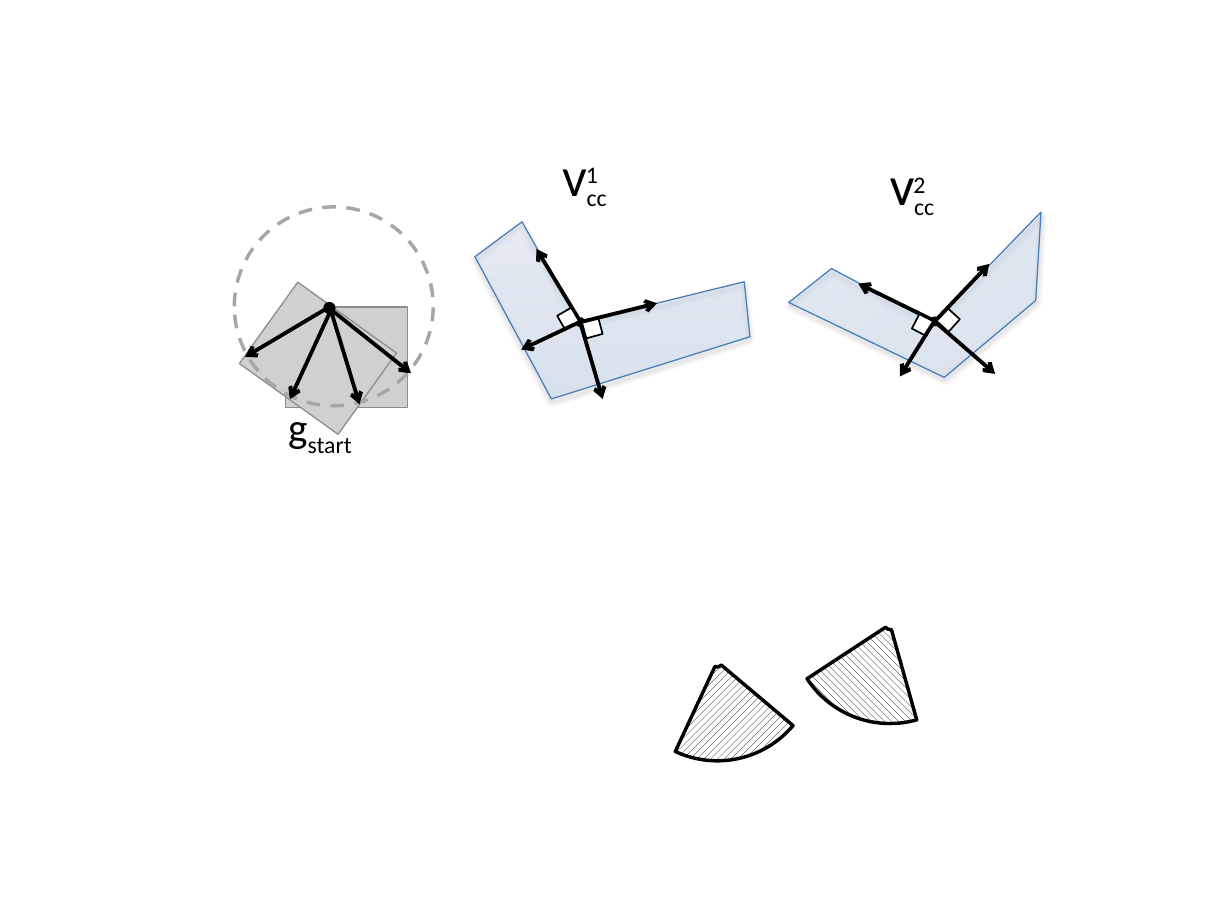
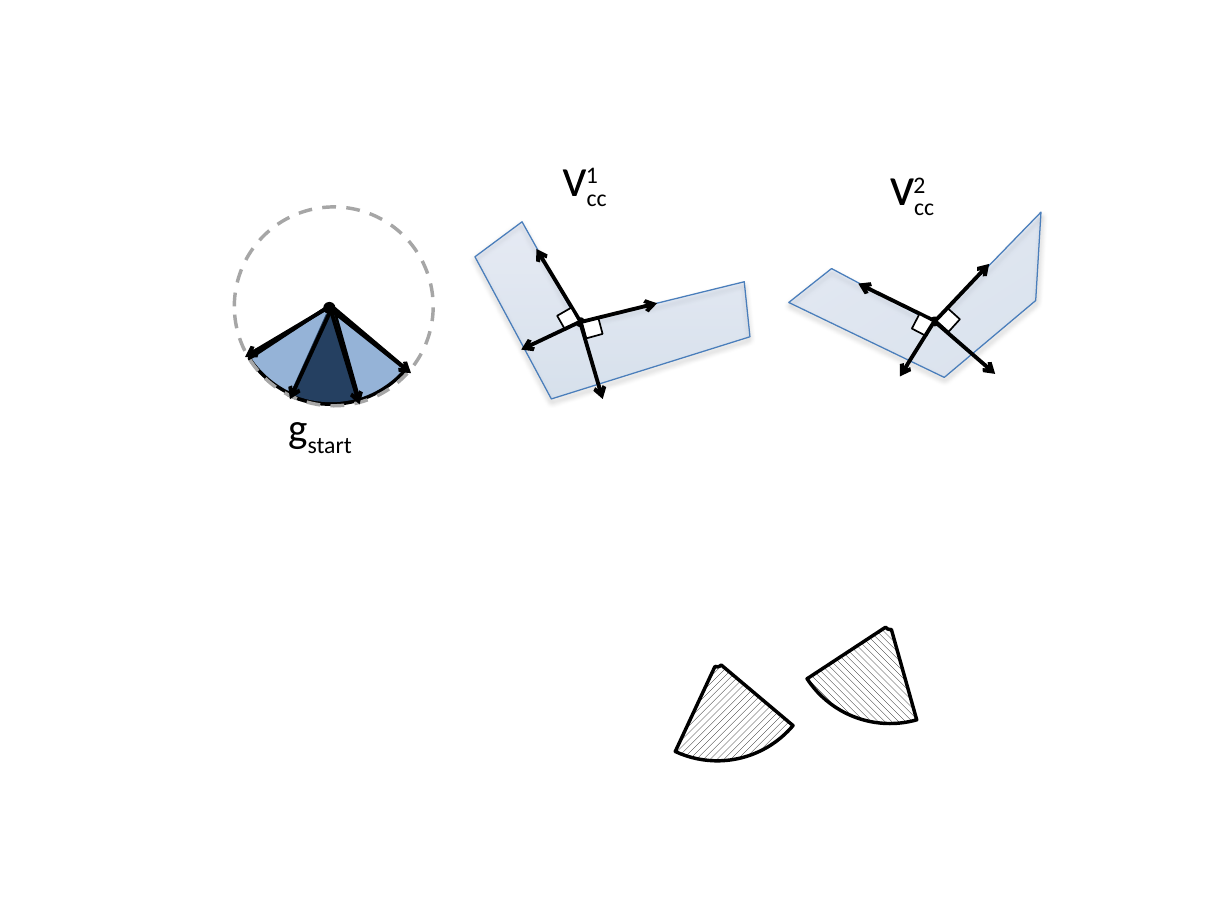
Before and after one commit to pcottle/MastersThesis, a slide deck: slide 23 of figures/figures.pptx. Drawn at 1232x924 pixels with LibreOffice and Linux fonts; fonts in the diff are those of the drawing; grey boxes stand for pictures. Boxes give left, top, right and bottom in pixels: in the first picture for what was removed or moved away, otherwise in the second. Text is boxed around its words. In the diff, an @@ line names an element or a change of style, - is before the commit and + after.

```diff
--- a/figures/figures.pptx
+++ b/figures/figures.pptx
@@ arch (boxed as its full ring) added at box(194, 168, 467, 441), fill #95B3D7, outline #000000 2 pt @@
@@ arch (boxed as its full ring) added at box(195, 166, 467, 439), fill #254061 @@
@@ arch (boxed as its full ring) added at box(233, 205, 431, 403), fill #95B3D7, outline #000000 2 pt @@
@@ picture removed at box(240, 282, 397, 434) @@
@@ picture removed at box(286, 307, 408, 407) @@
```
Also in this commit, not shown: 7 other slides changed, 9 other files.
